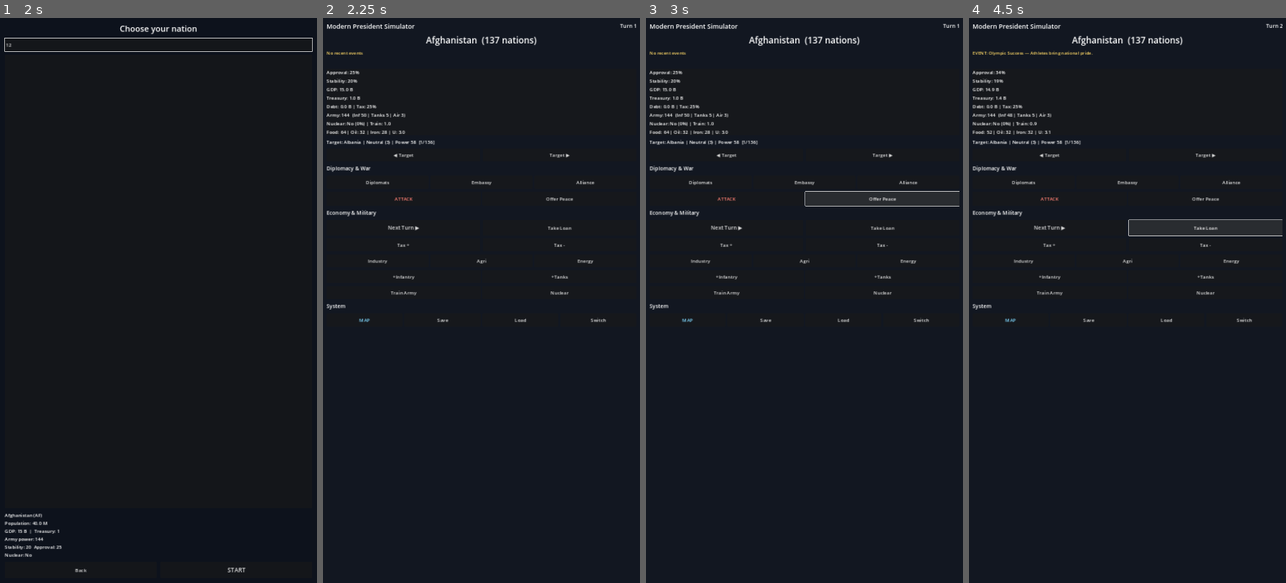
Above: before the commit, frames 1-4 (left to right).
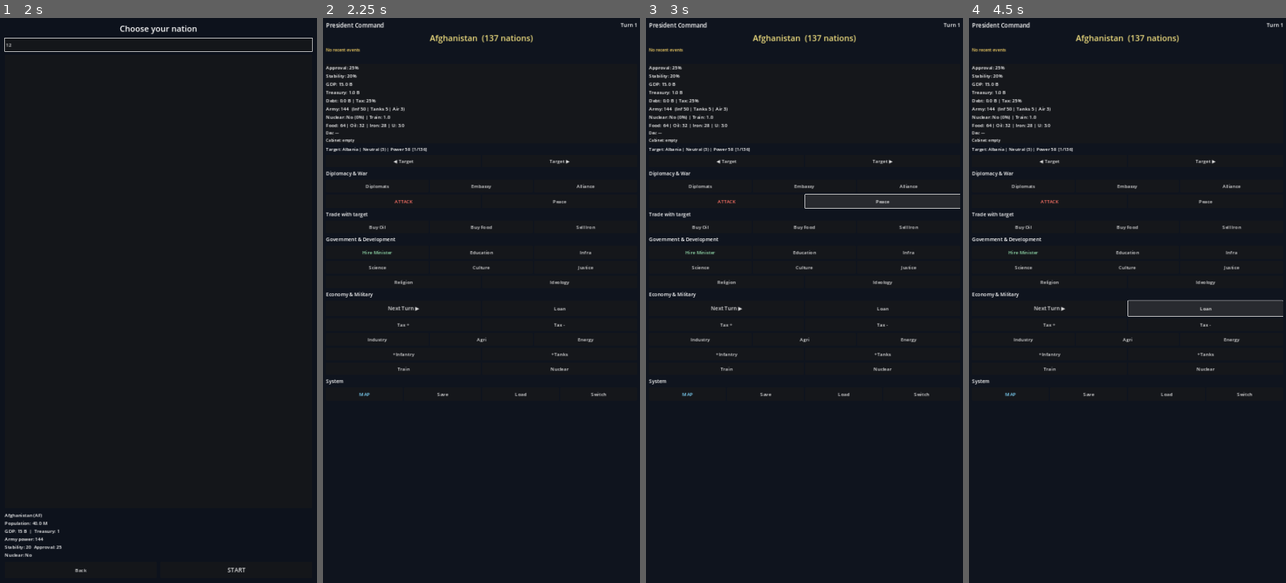
Above: after the commit, the same moments.

Repository: proyecto1095si1-boop/modern-president-simulator
Game: Godot game, scene res://scenes/ui/MainMenu.tscn
Two runs of this game, one before a commit and one after it. Both use one fixed random seed, a clock stepped at 60 frames per second and the inputs below.
Inputs (mouse positions are in pixels of both pictures, inside the frame that each line leads up to):
- Up to frame 1 (2 s): click "NEW GAME" at 0.5 s; click (158, 46) at 1.27 s; type "12" at 1.35 s
- Up to frame 2 (2.25 s): click "START" at 2 s
- Up to frame 3 (3 s): click "Offer Peace" (after the commit: "Peace") at 2.75 s
- Up to frame 4 (4.5 s): click (1022, 227) at 3.5 s, where only the run after the commit has a clickable "Buy Oil"; click "Take Loan" (after the commit: "Loan") at 4.25 s

Frame 1 is identical in both runs. In frame 2, 4.1% of the frame differs, in the area x 0-100%, y 0-67%; in frame 3, 4.4%; in frame 4, 4.7%.

Commit message:
Main HUD: cabinet, development, trade rows for 70% playability

Diff:
--- a/scenes/main/Main.tscn
+++ b/scenes/main/Main.tscn
@@ -20,26 +20,22 @@
 anchors_preset = 15
 anchor_right = 1.0
 anchor_bottom = 1.0
-grow_horizontal = 2
-grow_vertical = 2
-color = Color(0.07, 0.09, 0.13, 1)
+color = Color(0.06, 0.08, 0.12, 1)
 
 [node name="Scroll" type="ScrollContainer" parent="."]
 layout_mode = 1
 anchors_preset = 15
 anchor_right = 1.0
 anchor_bottom = 1.0
-offset_left = 12.0
-offset_top = 12.0
-offset_right = -12.0
-offset_bottom = -12.0
-grow_horizontal = 2
-grow_vertical = 2
+offset_left = 10.0
+offset_top = 10.0
+offset_right = -10.0
+offset_bottom = -10.0
 
 [node name="VBox" type="VBoxContainer" parent="Scroll"]
 layout_mode = 2
 size_flags_horizontal = 3
-theme_override_constants/separation = 10
+theme_override_constants/separation = 8
 
 [node name="Header" type="HBoxContainer" parent="Scroll/VBox"]
 layout_mode = 2
@@ -47,8 +43,8 @@
 [node name="Title" type="Label" parent="Scroll/VBox/Header"]
 layout_mode = 2
 size_flags_horizontal = 3
-theme_override_font_sizes/font_size = 22
-text = "Modern President Simulator"
+theme_override_font_sizes/font_size = 20
+text = "President Command"
 
 [node name="TurnLabel" type="Label" parent="Scroll/VBox/Header"]
 unique_name_in_owner = true
@@ -59,7 +55,8 @@
 [node name="CountryName" type="Label" parent="Scroll/VBox"]
 unique_name_in_owner = true
 layout_mode = 2
-theme_override_font_sizes/font_size = 30
+theme_override_colors/font_color = Color(0.95, 0.88, 0.5, 1)
+theme_override_font_sizes/font_size = 28
 text = "Argentina"
 horizontal_alignment = 1
 
@@ -67,15 +64,15 @@
 unique_name_in_owner = true
 layout_mode = 2
 theme_override_colors/font_color = Color(1, 0.85, 0.4, 1)
-theme_override_font_sizes/font_size = 15
+theme_override_font_sizes/font_size = 14
 text = "No recent events"
 autowrap_mode = 3
 
 [node name="BattleLabel" type="Label" parent="Scroll/VBox"]
 unique_name_in_owner = true
 layout_mode = 2
-theme_override_colors/font_color = Color(1, 0.45, 0.4, 1)
-theme_override_font_sizes/font_size = 14
+theme_override_colors/font_color = Color(1, 0.5, 0.45, 1)
+theme_override_font_sizes/font_size = 13
 text = ""
 autowrap_mode = 3
 
@@ -84,7 +81,7 @@
 
 [node name="StatsVBox" type="VBoxContainer" parent="Scroll/VBox/StatsPanel"]
 layout_mode = 2
-theme_override_constants/separation = 5
+theme_override_constants/separation = 4
 
 [node name="ApprovalLabel" type="Label" parent="Scroll/VBox/StatsPanel/StatsVBox"]
 unique_name_in_owner = true
@@ -124,90 +121,200 @@
 [node name="ResourcesLabel" type="Label" parent="Scroll/VBox/StatsPanel/StatsVBox"]
 unique_name_in_owner = true
 layout_mode = 2
-text = "Food: 100 | Oil: 50 | Iron: 40"
+text = "Food | Oil | Iron | U"
+
+[node name="DevLabel" type="Label" parent="Scroll/VBox/StatsPanel/StatsVBox"]
+unique_name_in_owner = true
+layout_mode = 2
+theme_override_font_sizes/font_size = 13
+text = "Dev: —"
+autowrap_mode = 3
+
+[node name="CabinetLabel" type="Label" parent="Scroll/VBox/StatsPanel/StatsVBox"]
+unique_name_in_owner = true
+layout_mode = 2
+theme_override_font_sizes/font_size = 13
+text = "Cabinet: empty"
+autowrap_mode = 3
 
 [node name="TargetLabel" type="Label" parent="Scroll/VBox"]
 unique_name_in_owner = true
 layout_mode = 2
-theme_override_font_sizes/font_size = 16
-text = "Target: Brazil"
+theme_override_font_sizes/font_size = 15
+text = "Target: —"
 autowrap_mode = 3
 
 [node name="TargetRow" type="HBoxContainer" parent="Scroll/VBox"]
 layout_mode = 2
-theme_override_constants/separation = 8
 
 [node name="TargetPrevButton" type="Button" parent="Scroll/VBox/TargetRow"]
 unique_name_in_owner = true
 layout_mode = 2
 size_flags_horizontal = 3
-custom_minimum_size = Vector2(0, 44)
+custom_minimum_size = Vector2(0, 42)
 text = "◀ Target"
 
 [node name="TargetNextButton" type="Button" parent="Scroll/VBox/TargetRow"]
 unique_name_in_owner = true
 layout_mode = 2
 size_flags_horizontal = 3
-custom_minimum_size = Vector2(0, 44)
+custom_minimum_size = Vector2(0, 42)
 text = "Target ▶"
 
 [node name="DiploTitle" type="Label" parent="Scroll/VBox"]
 layout_mode = 2
-theme_override_font_sizes/font_size = 18
+theme_override_font_sizes/font_size = 17
 text = "Diplomacy & War"
 
 [node name="DiploRow" type="HBoxContainer" parent="Scroll/VBox"]
 layout_mode = 2
-theme_override_constants/separation = 6
 
 [node name="DiplomatsButton" type="Button" parent="Scroll/VBox/DiploRow"]
 unique_name_in_owner = true
 layout_mode = 2
 size_flags_horizontal = 3
-custom_minimum_size = Vector2(0, 44)
+custom_minimum_size = Vector2(0, 42)
 text = "Diplomats"
 
 [node name="EmbassyButton" type="Button" parent="Scroll/VBox/DiploRow"]
 unique_name_in_owner = true
 layout_mode = 2
 size_flags_horizontal = 3
-custom_minimum_size = Vector2(0, 44)
+custom_minimum_size = Vector2(0, 42)
 text = "Embassy"
 
 [node name="AllianceButton" type="Button" parent="Scroll/VBox/DiploRow"]
 unique_name_in_owner = true
 layout_mode = 2
 size_flags_horizontal = 3
-custom_minimum_size = Vector2(0, 44)
+custom_minimum_size = Vector2(0, 42)
 text = "Alliance"
 
 [node name="WarRow" type="HBoxContainer" parent="Scroll/VBox"]
 layout_mode = 2
-theme_override_constants/separation = 6
 
 [node name="AttackButton" type="Button" parent="Scroll/VBox/WarRow"]
 unique_name_in_owner = true
 layout_mode = 2
 size_flags_horizontal = 3
-custom_minimum_size = Vector2(0, 48)
-theme_override_colors/font_color = Color(1, 0.5, 0.45, 1)
+custom_minimum_size = Vector2(0, 46)
+theme_override_colors/font_color = Color(1, 0.45, 0.4, 1)
 text = "ATTACK"
 
 [node name="PeaceButton" type="Button" parent="Scroll/VBox/WarRow"]
 unique_name_in_owner = true
 layout_mode = 2
 size_flags_horizontal = 3
-custom_minimum_size = Vector2(0, 48)
-text = "Offer Peace"
+custom_minimum_size = Vector2(0, 46)
+text = "Peace"
+
+[node name="TradeTitle" type="Label" parent="Scroll/VBox"]
+layout_mode = 2
+theme_override_font_sizes/font_size = 17
+text = "Trade with target"
+
+[node name="TradeRow" type="HBoxContainer" parent="Scroll/VBox"]
+layout_mode = 2
+
+[node name="BuyOilButton" type="Button" parent="Scroll/VBox/TradeRow"]
+unique_name_in_owner = true
+layout_mode = 2
+size_flags_horizontal = 3
+custom_minimum_size = Vector2(0, 42)
+text = "Buy Oil"
+
+[node name="BuyFoodButton" type="Button" parent="Scroll/VBox/TradeRow"]
+unique_name_in_owner = true
+layout_mode = 2
+size_flags_horizontal = 3
+custom_minimum_size = Vector2(0, 42)
+text = "Buy Food"
+
+[node name="SellIronButton" type="Button" parent="Scroll/VBox/TradeRow"]
+unique_name_in_owner = true
+layout_mode = 2
+size_flags_horizontal = 3
+custom_minimum_size = Vector2(0, 42)
+text = "Sell Iron"
+
+[node name="GovTitle" type="Label" parent="Scroll/VBox"]
+layout_mode = 2
+theme_override_font_sizes/font_size = 17
+text = "Government & Development"
+
+[node name="GovRow" type="HBoxContainer" parent="Scroll/VBox"]
+layout_mode = 2
+
+[node name="HireMinisterButton" type="Button" parent="Scroll/VBox/GovRow"]
+unique_name_in_owner = true
+layout_mode = 2
+size_flags_horizontal = 3
+custom_minimum_size = Vector2(0, 44)
+theme_override_colors/font_color = Color(0.6, 0.9, 0.7, 1)
+text = "Hire Minister"
+
+[node name="DevEduButton" type="Button" parent="Scroll/VBox/GovRow"]
+unique_name_in_owner = true
+layout_mode = 2
+size_flags_horizontal = 3
+custom_minimum_size = Vector2(0, 44)
+text = "Education"
+
+[node name="DevInfraButton" type="Button" parent="Scroll/VBox/GovRow"]
+unique_name_in_owner = true
+layout_mode = 2
+size_flags_horizontal = 3
+custom_minimum_size = Vector2(0, 44)
+text = "Infra"
+
+[node name="DevRow2" type="HBoxContainer" parent="Scroll/VBox"]
+layout_mode = 2
+
+[node name="DevScienceButton" type="Button" parent="Scroll/VBox/DevRow2"]
+unique_name_in_owner = true
+layout_mode = 2
+size_flags_horizontal = 3
+custom_minimum_size = Vector2(0, 42)
+text = "Science"
+
+[node name="DevCultureButton" type="Button" parent="Scroll/VBox/DevRow2"]
+unique_name_in_owner = true
+layout_mode = 2
+size_flags_horizontal = 3
+custom_minimum_size = Vector2(0, 42)
+text = "Culture"
+
+[node name="DevJusticeButton" type="Button" parent="Scroll/VBox/DevRow2"]
+unique_name_in_owner = true
+layout_mode = 2
+size_flags_horizontal = 3
+custom_minimum_size = Vector2(0, 42)
+text = "Justice"
+
+[node name="DevRow3" type="HBoxContainer" parent="Scroll/VBox"]
+layout_mode = 2
+
+[node name="DevReligionButton" type="Button" parent="Scroll/VBox/DevRow3"]
+unique_name_in_owner = true
+layout_mode = 2
+size_flags_horizontal = 3
+custom_minimum_size = Vector2(0, 42)
+text = "Religion"
+
+[node name="DevIdeologyButton" type="Button" parent="Scroll/VBox/DevRow3"]
+unique_name_in_owner = true
+layout_mode = 2
+size_flags_horizontal = 3
+custom_minimum_size = Vector2(0, 42)
+text = "Ideology"
 
 [node name="ActionsTitle" type="Label" parent="Scroll/VBox"]
 layout_mode = 2
-theme_override_font_sizes/font_size = 18
+theme_override_font_sizes/font_size = 17
 text = "Economy & Military"
 
 [node name="Row1" type="HBoxContainer" parent="Scroll/VBox"]
 layout_mode = 2
-theme_override_constants/separation = 8
 
 [node name="NextTurnButton" type="Button" parent="Scroll/VBox/Row1"]
 unique_name_in_owner = true
@@ -222,95 +329,90 @@
 layout_mode = 2
 size_flags_horizontal = 3
 custom_minimum_size = Vector2(0, 52)
-text = "Take Loan"
+text = "Loan"
 
 [node name="Row2" type="HBoxContainer" parent="Scroll/VBox"]
 layout_mode = 2
-theme_override_constants/separation = 8
 
 [node name="TaxUpButton" type="Button" parent="Scroll/VBox/Row2"]
 unique_name_in_owner = true
 layout_mode = 2
 size_flags_horizontal = 3
-custom_minimum_size = Vector2(0, 44)
+custom_minimum_size = Vector2(0, 42)
 text = "Tax +"
 
 [node name="TaxDownButton" type="Button" parent="Scroll/VBox/Row2"]
 unique_name_in_owner = true
 layout_mode = 2
 size_flags_horizontal = 3
-custom_minimum_size = Vector2(0, 44)
+custom_minimum_size = Vector2(0, 42)
 text = "Tax -"
 
 [node name="Row3" type="HBoxContainer" parent="Scroll/VBox"]
 layout_mode = 2
-theme_override_constants/separation = 6
 
 [node name="InvestIndustryButton" type="Button" parent="Scroll/VBox/Row3"]
 unique_name_in_owner = true
 layout_mode = 2
 size_flags_horizontal = 3
-custom_minimum_size = Vector2(0, 44)
+custom_minimum_size = Vector2(0, 42)
 text = "Industry"
 
 [node name="InvestAgriButton" type="Button" parent="Scroll/VBox/Row3"]
 unique_name_in_owner = true
 layout_mode = 2
 size_flags_horizontal = 3
-custom_minimum_size = Vector2(0, 44)
+custom_minimum_size = Vector2(0, 42)
 text = "Agri"
 
 [node name="InvestEnergyButton" type="Button" parent="Scroll/VBox/Row3"]
 unique_name_in_owner = true
 layout_mode = 2
 size_flags_horizontal = 3
-custom_minimum_size = Vector2(0, 44)
+custom_minimum_size = Vector2(0, 42)
 text = "Energy"
 
 [node name="Row4" type="HBoxContainer" parent="Scroll/VBox"]
 layout_mode = 2
-theme_override_constants/separation = 6
 
 [node name="RecruitInfButton" type="Button" parent="Scroll/VBox/Row4"]
 unique_name_in_owner = true
 layout_mode = 2
 size_flags_horizontal = 3
-custom_minimum_size = Vector2(0, 44)
+custom_minimum_size = Vector2(0, 42)
 text = "+Infantry"
 
 [node name="RecruitTankButton" type="Button" parent="Scroll/VBox/Row4"]
 unique_name_in_owner = true
 layout_mode = 2
 size_flags_horizontal = 3
-custom_minimum_size = Vector2(0, 44)
+custom_minimum_size = Vector2(0, 42)
 text = "+Tanks"
 
 [node name="Row5" type="HBoxContainer" parent="Scroll/VBox"]
 layout_mode = 2
-theme_override_constants/separation = 6
 
 [node name="TrainButton" type="Button" parent="Scroll/VBox/Row5"]
 unique_name_in_owner = true
 layout_mode = 2
 size_flags_horizontal = 3
-custom_minimum_size = Vector2(0, 44)
-text = "Train Army"
+custom_minimum_size = Vector2(0, 42)
+text = "Train"
 
 [node name="NuclearButton" type="Button" parent="Scroll/VBox/Row5"]
 unique_name_in_owner = true
 layout_mode = 2
 size_flags_horizontal = 3
-custom_minimum_size = Vector2(0, 44)
+custom_minimum_size = Vector2(0, 42)
 text = "Nuclear"
 
 [node name="SystemTitle" type="Label" parent="Scroll/VBox"]
 layout_mode = 2
-theme_override_font_sizes/font_size = 18
+theme_override_font_sizes/font_size = 17
 text = "System"
 
 [node name="SysRow" type="HBoxContainer" parent="Scroll/VBox"]
 layout_mode = 2
-theme_override_constants/separation = 6
 
 [node name="MapButton" type="Button" parent="Scroll/VBox/SysRow"]
 unique_name_in_owner = true
